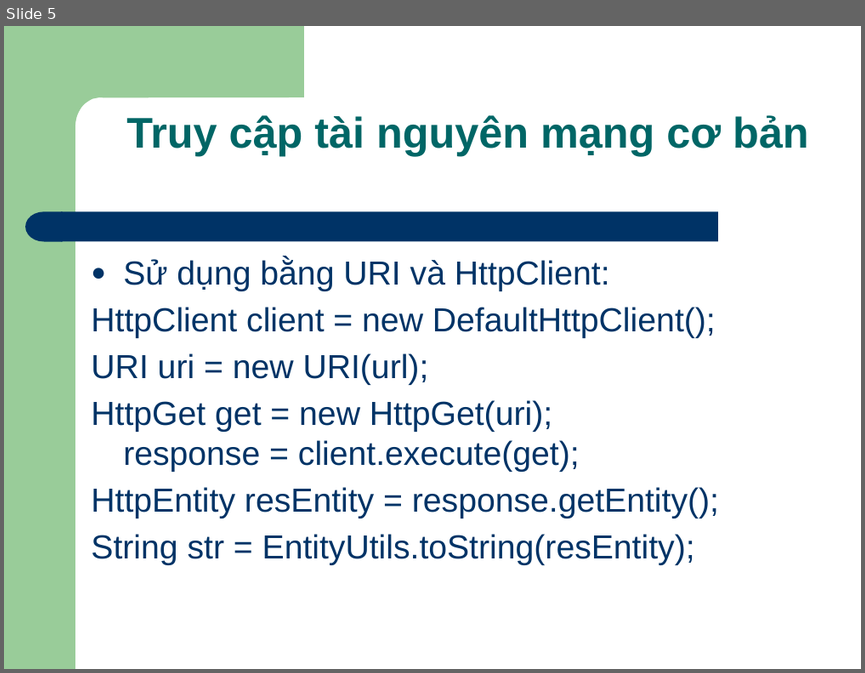
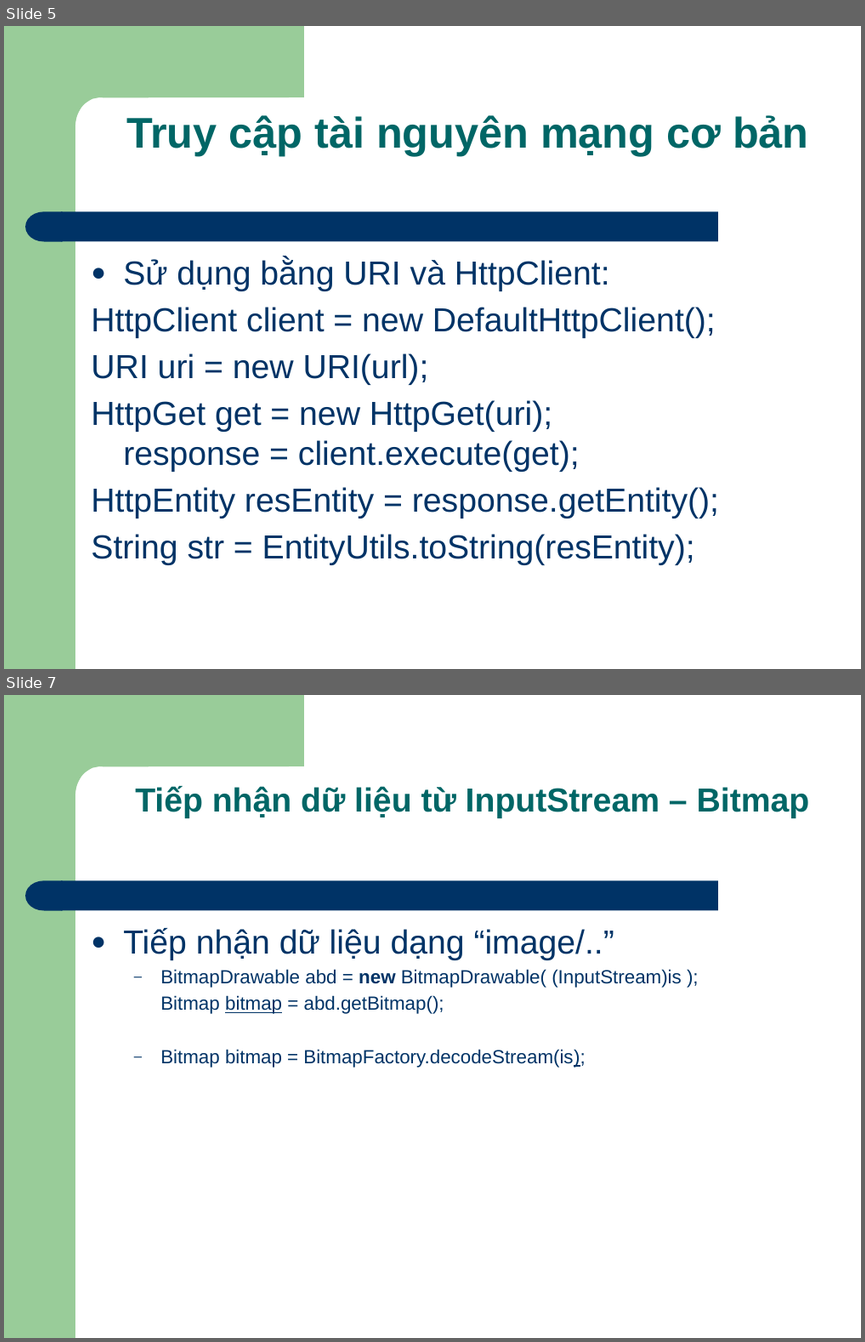
Before and after one commit to Timon-CHP/t3hand, a slide deck: lessions/Android_Par07_Networking.pptx. Shown one above the other, each under a label of ours: slide 5 before the commit, slides 5 and 7 after it; the slides between them are not shown. The pictures are 865x673 and 865x1342 pixels, drawn with LibreOffice and Linux fonts; fonts in the diff are those of the drawing. Boxes give left, top, right and bottom in pixels: in the first picture for what was removed or moved away, otherwise in the second. Text is boxed around its words. In the diff, an @@ line names an element or a change of style, - is before the commit and + after.

```diff
--- a/lessions/Android_Par07_Networking.pptx
+++ b/lessions/Android_Par07_Networking.pptx
@@ slide 7 added at (4, 695, 861, 1338), background #FFFFFF; not listed: 4 template elements that a slide beside it also shows @@
@@ title added at (135, 786, 810, 818), 28 pt, text #006666, bold @@
+Tiếp nhận dữ liệu từ InputStream – Bitmap
@@ text added at (123, 928, 681, 1067), 16 pt, text #003366 @@
+● Tiếp nhận dữ liệu dạng “image/..”
+  – BitmapDrawable abd = new BitmapDrawable( (InputStream)is );
+  Bitmap bitmap = abd.getBitmap();
+  – Bitmap bitmap = BitmapFactory.decodeStream(is);
```
Also in this commit, not shown: 1 slide changed, 9 other slides added, 4 slides removed.
